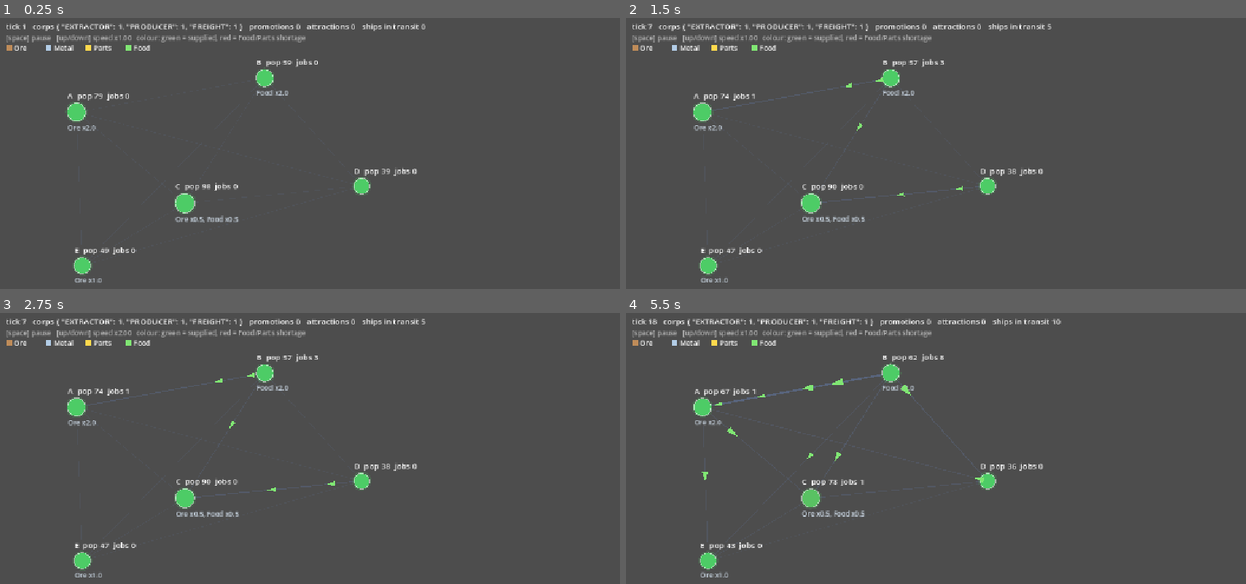
Above: before the commit, frames 1-4 (two rows, left to right).
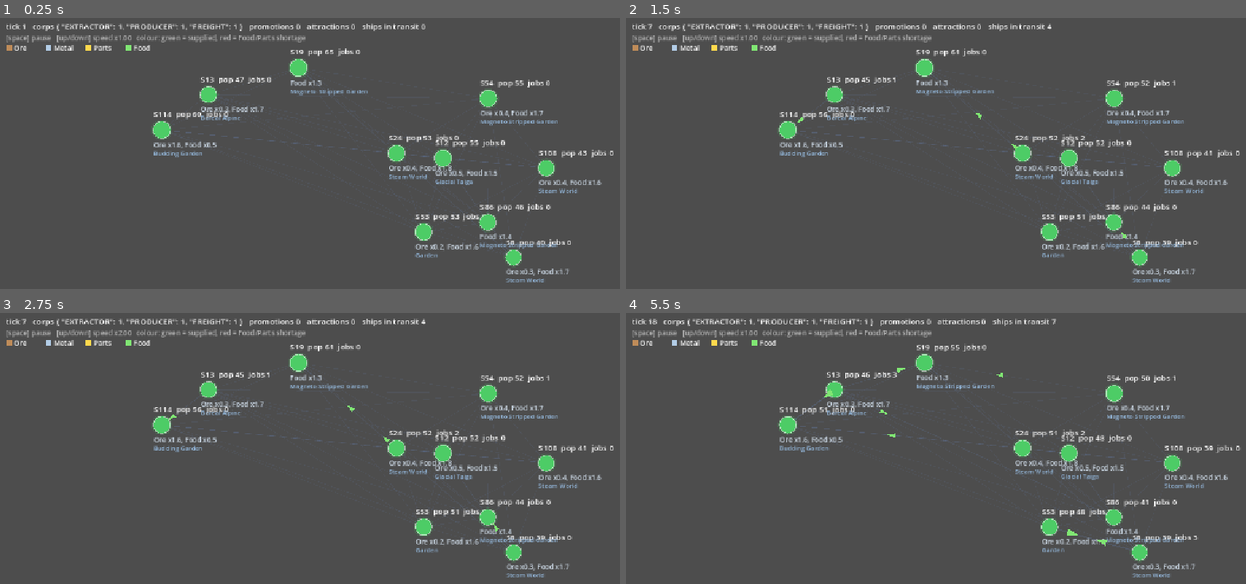
Above: after the commit, the same moments.

Repository: ElectroEsper/galaxy-generator
Game: Godot game, scene res://economy_proto/economy_view.tscn
Two runs of this game, one before a commit and one after it. Both use one fixed random seed, a clock stepped at 60 frames per second and the inputs below. This scene is started directly instead of the project's main scene.
Inputs:
- Up to frame 1 (0.25 s): no input
- Up to frame 2 (1.5 s): tap Enter at 0.5 s; hold Up 0.53-1.28 s; tap Space at 0.77, 1.25 s; hold Down from 1.28 s (still down)
- Up to frame 3 (2.75 s): tap Space at 1.52 s; tap Enter at 2 s; release Down at 2.03 s; hold Up from 2.03 s (still down)
- Up to frame 4 (5.5 s): tap Space at 2.75, 3.02, 3.77, 4.52, 5 s; tap Enter at 3.5 s; release Up at 3.53 s; hold Down from 3.53 s (still down)

The runs differ from the first frame. In frame 1, 6.4% of the frame differs, in the area x 10-99%, y 11-98%; in frame 2, 6.5%; in frame 3, 6.5%; in frame 4, 6.7%, in the area x 10-100%, y 2-98%.

Commit message:
Link economy prototype to galaxy generator; fix ResourceType enum shadowing native class
Co-Authored-By: Claude Sonnet 5.5 <noreply@anthropic.com>
Claude-Session: https://claude.ai/code/session_011shSnrHMjVZ7qaqpxEfch4

Diff:
--- a/economy_proto/colony_market.gd
+++ b/economy_proto/colony_market.gd
@@ -17,6 +17,7 @@
 var max_pop : float = 400.0        # habitability ceiling (from the planet in the real game)
 var jobs : float = 0.0             # facilities operating here (set by the sim each tick)
 var local_cash : float = 0.0       # profit accrued by the colony's informal local business
+var planet_label : String = ""       # planet class, shown by the view
 var position : Vector2 = Vector2.ZERO  # galaxy-map position (used by the visual layer)
 var shortfall_signal : float = 0.0 # smoothed price premium of pop goods -> corp emergence
 
--- a/economy_proto/corporation.gd
+++ b/economy_proto/corporation.gd
@@ -191,4 +191,5 @@
 		ships -= 1
 
 func _dist(a : ColonyMarket, b : ColonyMarket, markets : Array[ColonyMarket]) -> float:
-	return 1.0 + absf(markets.find(a) - markets.find(b)) * 0.5
+	# Map-space distance (px) -> lane cost units; keeps the hand-made map at roughly 1.5-3.
+	return 1.0 + a.position.distance_to(b.position) / 200.0
--- a/economy_proto/economy_sim.gd
+++ b/economy_proto/economy_sim.gd
@@ -16,6 +16,9 @@
 
 var tick_count : int = 0
 @export var auto_run : bool = true
+@export var use_galaxy : bool = false   # true: colonies come from generated stars/planets
+@export var galaxy_stars : int = 120
+@export var galaxy_colonies : int = 10
 
 func _ready() -> void:
 	setup()
@@ -30,6 +33,20 @@
 
 func setup() -> void:
 	seed(7)
+	if use_galaxy:
+		markets = GalaxyColonies.generate(galaxy_stars, galaxy_colonies)
+	else:
+		_setup_handmade()
+	_setup_corps()
+
+func _setup_corps() -> void:
+	corps = [
+		Corporation.new(Corporation.Kind.EXTRACTOR, 300.0),
+		Corporation.new(Corporation.Kind.PRODUCER, 300.0),
+		Corporation.new(Corporation.Kind.FREIGHT, 300.0),
+	]
+
+func _setup_handmade() -> void:
 	markets = [
 		ColonyMarket.new("A", 80, {Goods.ORE: 2.0}, 600.0),
 		ColonyMarket.new("B", 60, {Goods.FOOD: 2.0}, 400.0),
@@ -40,11 +57,6 @@
 	var spots : Array[Vector2] = [Vector2(140, 170), Vector2(470, 110), Vector2(330, 330), Vector2(640, 300), Vector2(150, 440)]
 	for i in markets.size():
 		markets[i].position = spots[i]
-	corps = [
-		Corporation.new(Corporation.Kind.EXTRACTOR, 300.0),
-		Corporation.new(Corporation.Kind.PRODUCER, 300.0),
-		Corporation.new(Corporation.Kind.FREIGHT, 300.0),
-	]
 
 func step() -> void:
 	_tick(tick_count)
--- a/economy_proto/economy_view.gd
+++ b/economy_proto/economy_view.gd
@@ -29,6 +29,7 @@
 func _ready() -> void:
 	sim = load("res://economy_proto/economy_sim.gd").new()
 	sim.auto_run = false
+	sim.use_galaxy = true
 	add_child(sim)
 	sim.shipment_made.connect(_on_shipment)
 
@@ -80,6 +81,8 @@
 		draw_circle(c.position, r, col)
 		draw_arc(c.position, r, 0.0, TAU, 32, Color(1, 1, 1, 0.5), 1.5)
 		draw_string(font, c.position + Vector2(-r, -r - 8.0), "%s  pop %d  jobs %d" % [c.name, c.pop, c.jobs], HORIZONTAL_ALIGNMENT_LEFT, -1, 14)
+		if c.planet_label != "":
+			draw_string(font, c.position + Vector2(-r, r + 30.0), c.planet_label, HORIZONTAL_ALIGNMENT_LEFT, -1, 11, Color(0.6, 0.75, 0.9))
 		var tags : Array[String] = []
 		for g in c.richness:
 			tags.append("%s x%.1f" % [GOOD_NAMES[g], c.richness[g]])
--- /dev/null
+++ b/economy_proto/galaxy_colonies.gd
@@ -0,0 +1,50 @@
+class_name GalaxyColonies
+extends RefCounted
+## Bridge: generated stars/planets -> colonies for the economy prototype.
+
+const VIEW_CENTER := Vector2(576.0, 340.0)
+const VIEW_RADIUS := Vector2(470.0, 250.0)
+
+## Generate `star_count` stars and return up to `colony_count` colonies (best planet per star).
+static func generate(star_count : int, colony_count : int) -> Array[ColonyMarket]:
+	var candidates : Array = []   # [score, ColonyMarket]
+	for i in star_count:
+		var star := Star.new()
+		star.init_solar_system()
+		var a : float = randf() * TAU
+		star.map_position = Vector2(cos(a), sin(a)) * sqrt(randf())
+		var best : Planet = null
+		var best_score : float = 0.0
+		for p in star.orbit_slot:
+			var s : float = _score(p, star)
+			if s > best_score:
+				best_score = s; best = p
+		if best != null:
+			candidates.append([best_score, _to_colony(best, star, i)])
+	candidates.sort_custom(func(x, y): return x[0] > y[0])
+	var out : Array[ColonyMarket] = []
+	for k in mini(colony_count, candidates.size()):
+		out.append(candidates[k][1])
+	return out
+
+static func _score(p : Planet, star : Star) -> float:
+	if p.type != Planet.BaseType.NORMAL or star.age < AstronomyData.DATABASE.Constants.protoplanet_age_threshold:
+		return 0.0
+	var ore : float = p.resources.richness.get(PlanetResources.ResourceType.ORE, 0.0)
+	var food : float = p.resources.richness.get(PlanetResources.ResourceType.EDIBLES, 0.0)
+	var habitable : float = 3.0 if (p.temperature_raw >= 250 and p.temperature_raw <= 340) else 0.0
+	return ore + food * 1.5 + habitable
+
+static func _to_colony(p : Planet, star : Star, idx : int) -> ColonyMarket:
+	var rich : Dictionary = {}
+	var ore : float = p.resources.richness.get(PlanetResources.ResourceType.ORE, 0.0)
+	var food : float = p.resources.richness.get(PlanetResources.ResourceType.EDIBLES, 0.0)
+	if ore >= 1.0:
+		rich[Goods.ORE] = ore / 5.0          # 0-10 richness -> 0-2 units/tick
+	if food >= 1.0:
+		rich[Goods.FOOD] = food / 5.0
+	var ceiling : float = clampf(120.0 + p.mass * 120.0 + 250.0 * p.life_stage, 120.0, 800.0)
+	var c := ColonyMarket.new("S%d" % idx, randf_range(40.0, 90.0), rich, ceiling)
+	c.position = VIEW_CENTER + star.map_position * VIEW_RADIUS
+	c.planet_label = "%s" % Planet.PlanetClass.find_key(p.planet_class).capitalize().replace("_", " ")
+	return c
--- a/galaxy.gd
+++ b/galaxy.gd
@@ -12,6 +12,7 @@
 	while star_cnt < star_amount:
 		var ss = Star.new()
 		ss.init_solar_system()
+		ss.map_position = _random_disc_position()
 		add_child(ss)
 		star_cnt += 1
 
@@ -21,3 +22,10 @@
 # Called every frame. 'delta' is the elapsed time since the previous frame.
 func _process(delta: float) -> void:
 	pass
+
+
+## Uniform random point on a unit disc (galaxy-map space).
+func _random_disc_position() -> Vector2:
+	var a : float = randf() * TAU
+	var r : float = sqrt(randf())
+	return Vector2(cos(a), sin(a)) * r
--- a/planet.gd
+++ b/planet.gd
@@ -94,6 +94,9 @@
 var temperature_raw : int
 var temperature_gh : int
 var planet_class : PlanetClass
+var resources : PlanetResources
+
+static var debug_print : bool = false
 
 func pre_init_planet(star : Star, orbit_distance : float) :
 	distance = orbit_distance
@@ -155,6 +158,8 @@
 func init_as_asteroid_belt():
 	mass = 0.002 / sqrt(distance)
 	radius = distance
+	resources = PlanetResources.new()
+	resources.generate_richness(self, null)
 
 
 func init_as_planet(star : Star):
@@ -240,7 +245,10 @@
 		temperature_gh = 0
 	planet_class = get_planet_class(volcanism, star.age)
 	temperature = get_temperature_class(temperature_raw)
-	print(PlanetClass.find_key(planet_class), " @ ", temperature_raw, "K (+", temperature_gh, ") [", VolcanismLevel.find_key(volcanism), " / ", is_tectonic, " / ", is_tidallock, "]" )
+	if debug_print:
+		print(PlanetClass.find_key(planet_class), " @ ", temperature_raw, "K (+", temperature_gh, ") [", VolcanismLevel.find_key(volcanism), " / ", is_tectonic, " / ", is_tidallock, "]" )
+	resources = PlanetResources.new()
+	resources.generate_richness(self, star)
 	add_to_universe_data()
 
 func star_age_is_protoplanetary(star : Star) -> bool:
--- a/planet_resources.gd
+++ b/planet_resources.gd
@@ -3,28 +3,52 @@
 ## Tier 0 resource model: Richness (planet, fixed 0-10), Grade (per discovery),
 ## abstracted pool (TRP), and renewable collapse/restoration.
 
-enum Resource {ORE, EXOTIC_ORE, RADIOACTIVE_ORE, VOLATILES, WATER, EDIBLES, BIOMASS, CRYSTALITES}
+enum ResourceType {ORE, EXOTIC_ORE, RADIOACTIVE_ORE, VOLATILES, WATER, EDIBLES, BIOMASS, CRYSTALITES}
 
 # Tune per resource: multiplies planet mass into a total resource pool (TRP).
 const QUANTITY_SCALE : Dictionary = {
-	Resource.ORE: 1.0, Resource.EXOTIC_ORE: 0.2, Resource.RADIOACTIVE_ORE: 0.1,
-	Resource.VOLATILES: 0.8, Resource.WATER: 1.0, Resource.EDIBLES: 0.5,
-	Resource.BIOMASS: 0.5, Resource.CRYSTALITES: 0.15,
+	ResourceType.ORE: 1.0, ResourceType.EXOTIC_ORE: 0.2, ResourceType.RADIOACTIVE_ORE: 0.1,
+	ResourceType.VOLATILES: 0.8, ResourceType.WATER: 1.0, ResourceType.EDIBLES: 0.5,
+	ResourceType.BIOMASS: 0.5, ResourceType.CRYSTALITES: 0.15,
 }
 
-var richness : Dictionary = {}      # Resource -> float 0..10
-var pool : Dictionary = {}          # Resource -> float remaining (TRP)
-var found_fraction : Dictionary = {} # Resource -> float 0..1
-var is_collapsed : Dictionary = {}  # renewable Resource -> bool
+var richness : Dictionary = {}      # ResourceType -> float 0..10
+var pool : Dictionary = {}          # ResourceType -> float remaining (TRP)
+var found_fraction : Dictionary = {} # ResourceType -> float 0..1
+var is_collapsed : Dictionary = {}  # renewable ResourceType -> bool
 var has_been_restored : bool = false
 
+## Tier 0 Richness (0-10, fixed at generation). Prototype formulas - tune freely.
+## Ore follows metallicity (belts are ore-rich); Water/Volatiles follow the has_* flags;
+## Edibles/Biomass need life. Gas/ice giants hold volatiles only.
+func generate_richness(planet : Planet, star : Star) -> void:
+	var metal01 : float = 0.5 if star == null else clampf(star.metallicity / 3.0, 0.0, 1.0)
+	match planet.type:
+		Planet.BaseType.ASTEROID_BELT:
+			richness[ResourceType.ORE] = clampf(5.0 + metal01 * 4.0 + randf_range(-1.0, 1.0), 0.0, 10.0)
+		Planet.BaseType.GAS_GIANT, Planet.BaseType.ICE_GIANT:
+			richness[ResourceType.VOLATILES] = randf_range(5.0, 9.0)
+		_:
+			richness[ResourceType.ORE] = clampf(metal01 * 9.0 * randf_range(0.6, 1.2), 0.0, 10.0)
+			if planet.has_volatile or planet.has_volatile_ice:
+				richness[ResourceType.VOLATILES] = randf_range(2.0, 7.0)
+			if planet.has_water or planet.has_ice:
+				richness[ResourceType.WATER] = randf_range(3.0, 8.0)
+			match planet.life_stage:
+				Planet.LifeStage.FLOURISHING:
+					richness[ResourceType.EDIBLES] = randf_range(5.0, 9.0)
+					richness[ResourceType.BIOMASS] = randf_range(4.0, 9.0)
+				Planet.LifeStage.NASCENT:
+					richness[ResourceType.EDIBLES] = randf_range(1.0, 4.0)
+					richness[ResourceType.BIOMASS] = randf_range(1.0, 4.0)
 
-func get_total_pool(planet_mass : float, res : Resource) -> float:
+
+func get_total_pool(planet_mass : float, res : ResourceType) -> float:
 	return planet_mass * QUANTITY_SCALE[res] * (richness.get(res, 0.0) / 10.0)
 
 
 ## One survey success. Returns amount found; richer planets decay slower.
-func roll_discovery(planet : Planet, res : Resource) -> Dictionary:
+func roll_discovery(planet : Planet, res : ResourceType) -> Dictionary:
 	var C = AstronomyData.DATABASE.Constants
 	var r : float = richness.get(res, 0.0)
 	if r <= 0.0:
@@ -40,7 +64,7 @@
 
 
 ## Logistic growth with Allee effect for renewables (Edibles, Biomass, Water-fresh).
-func step_renewable(planet : Planet, res : Resource, r_growth : float, K : float, harvest : float, dt : float) -> void:
+func step_renewable(planet : Planet, res : ResourceType, r_growth : float, K : float, harvest : float, dt : float) -> void:
 	var C = AstronomyData.DATABASE.Constants
 	var P : float = pool.get(res, K) - harvest
 	var A : float = C.allee_fraction * K
@@ -53,7 +77,7 @@
 		pool[res] = minf(P, K)
 
 
-func restore(planet : Planet, res : Resource, seed_value : float) -> void:
+func restore(planet : Planet, res : ResourceType, seed_value : float) -> void:
 	is_collapsed[res] = false
 	pool[res] = seed_value
 	has_been_restored = true
--- a/solar_system.gd
+++ b/solar_system.gd
@@ -23,6 +23,7 @@
 var tauaccum : float = 3.0
 
 var orbit_slot : Array[Planet]
+var map_position : Vector2 = Vector2.ZERO   # galaxy-map position (set by whoever places the star)
 
 # Called when the node enters the scene tree for the first time.
 func _ready() -> void:
Not shown, added: economy_proto/galaxy_colonies.gd.uid
